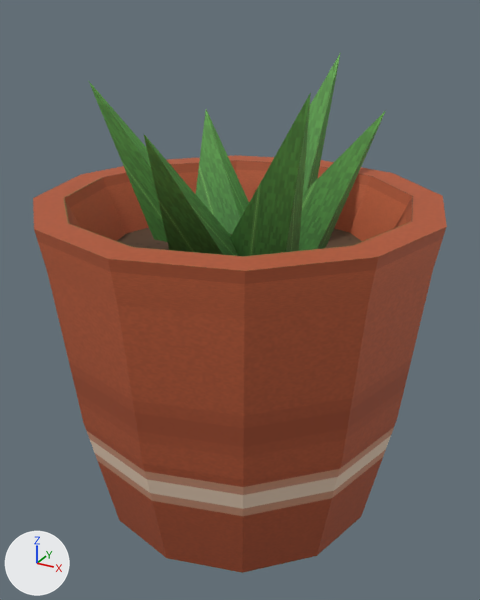
What one commit did to the FBX model Assets/Art/Generated/Prop_Pot.fbx.
One viewpoint serves both versions: a 50 mm lens placed at (0.461, -0.836, 0.754), pointed at (0.006, -0.009, 0.34). Lighting does not change. The marker at lower left points along +X, +Y and +Z. The older version comes first. Vertices at exactly the same position are counted once.

Objects in the first picture: 'Prop_Pot'.
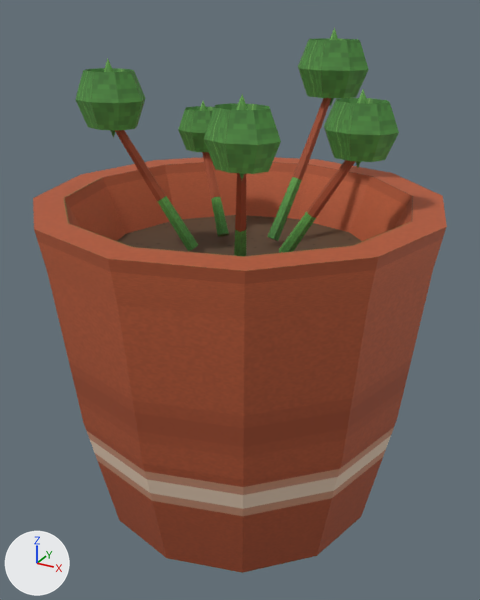
Where the change shows, as pixel boxes (x1, y1, x2, y2) in the pictures (480 x 600 px):
```json
{"object": "Prop_Pot", "change": "reshaped", "before": [33, 52, 447, 573], "after": [33, 27, 447, 573]}
{"part": 1, "of": "me_prop_pot", "change": "added", "after": [324, 89, 399, 168], "on screen": "green"}
{"part": 2, "of": "me_prop_pot", "change": "added", "after": [298, 27, 369, 107], "on screen": "green"}
{"part": 3, "of": "me_prop_pot", "change": "added", "after": [178, 101, 214, 152], "on screen": "green"}
{"part": 4, "of": "me_prop_pot", "change": "added", "after": [75, 58, 146, 138], "on screen": "green"}
{"part": 5, "of": "me_prop_pot", "change": "added", "after": [204, 95, 281, 180], "on screen": "green"}
{"part": 6, "of": "me_prop_pot", "change": "rebuilt", "before": [89, 82, 167, 242], "after": [115, 130, 198, 251]}
{"part": 7, "of": "me_prop_pot", "change": "rebuilt", "before": [299, 112, 385, 251], "after": [279, 160, 356, 253]}
{"part": 8, "of": "me_prop_pot", "change": "rebuilt", "before": [303, 52, 341, 193], "after": [267, 98, 331, 241]}
{"part": 9, "of": "me_prop_pot", "change": "added", "after": [202, 152, 229, 237]}
{"part": 10, "of": "me_prop_pot", "change": "added", "after": [234, 173, 246, 256]}
{"part": 11, "of": "me_prop_pot", "change": "deleted", "before": [143, 92, 311, 256], "on screen": "green"}
```

Scene script edits in JSON lines:
```json
{"block": "me_prop_pot", "where": "# used by ob_prop_pot; location = (0.0, 0.0, 0.0)"}
{"op": "remove", "block": "me_prop_pot", "code": "me_prop_pot.from_pydata(...)  # 112 vertices, 114 faces; spans x -0.3..0.3, y -0.3..0.3, z 0.0..0.69"}
{"op": "add", "block": "me_prop_pot", "code": "me_prop_pot.from_pydata(...)  # 312 vertices, 364 faces; spans x -0.3..0.3, y -0.3..0.3, z 0.0..0.727"}
{"block": "me_prop_pot", "change": "me_prop_pot part 1: a new loose piece, a UV sphere (8 segments, 4 rings, poles along z) spanning x 0.115..0.219, y -0.011..0.07, z 0.554..0.658, in mat_m_prop_pot (picture img_prop_pot_512_png)"}
{"block": "me_prop_pot", "change": "me_prop_pot part 2: a new loose piece, a UV sphere (8 segments, 4 rings, poles along z) spanning x 0.007..0.123, y 0.133..0.224, z 0.611..0.727, in mat_m_prop_pot (picture img_prop_pot_512_png)"}
{"block": "me_prop_pot", "change": "me_prop_pot part 3: a new loose piece, a UV sphere (8 segments, 4 rings, poles along z) spanning x -0.169..-0.077, y 0.067..0.139, z 0.527..0.619, in mat_m_prop_pot (picture img_prop_pot_512_png)"}
{"block": "me_prop_pot", "change": "me_prop_pot part 4: a new loose piece, a UV sphere (8 segments, 4 rings, poles along z) spanning x -0.217..-0.109, y -0.118..-0.034, z 0.583..0.691, in mat_m_prop_pot (picture img_prop_pot_512_png)"}
{"block": "me_prop_pot", "change": "me_prop_pot part 5: a new loose piece, a UV sphere (8 segments, 4 rings, poles along z) spanning x 0.035..0.135, y -0.186..-0.108, z 0.565..0.665, in mat_m_prop_pot (picture img_prop_pot_512_png)"}
{"block": "me_prop_pot", "change": "me_prop_pot part 6: the loose piece of 5 vertices spanning x -0.203..-0.02, y -0.074..-0.001, z 0.43..0.66 is rebuilt with 20 vertices and now spans x -0.168..-0.055, y -0.081..-0.021, z 0.415..0.613"}
{"block": "me_prop_pot", "change": "me_prop_pot part 7: the loose piece of 5 vertices spanning x 0.022..0.193, y -0.006..0.052, z 0.43..0.63 is rebuilt with 20 vertices and now spans x 0.06..0.172, y 0.004..0.035, z 0.415..0.583"}
{"block": "me_prop_pot", "change": "me_prop_pot part 8: the loose piece of 5 vertices spanning x -0.031..0.069, y 0.047..0.224, z 0.43..0.69 is rebuilt with 20 vertices and now spans x 0.014..0.071, y 0.058..0.183, z 0.415..0.643"}
{"block": "me_prop_pot", "change": "me_prop_pot part 9: a new loose piece of 20 vertices spanning x -0.128..-0.045, y 0.037..0.108, z 0.415..0.553, in mat_m_prop_pot (picture img_prop_pot_512_png)"}
{"block": "me_prop_pot", "change": "me_prop_pot part 10: a new loose piece of 20 vertices spanning x 0.025..0.091, y -0.152..-0.053, z 0.415..0.593, in mat_m_prop_pot (picture img_prop_pot_512_png)"}
{"block": "me_prop_pot", "change": "me_prop_pot part 11"}
{"block": "me_prop_pot", "change": "15 vertices are removed from x -0.141..0.165, y -0.199..0.141, z 0.43..0.67"}
{"block": "me_prop_pot", "change": "15 faces are deleted"}
```
